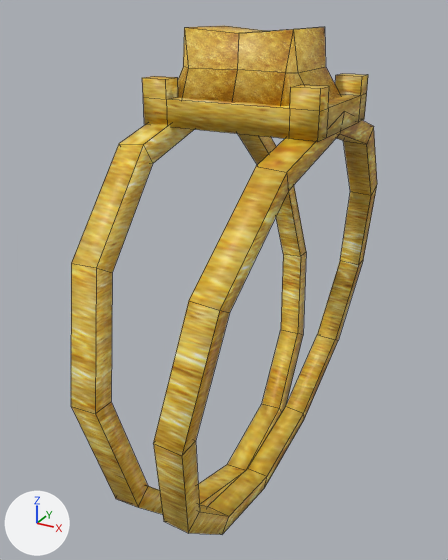
An edit to the Blender file working/subahu/Jewelry/Jewelry.blend, drawn before and after from the same camera.
One viewpoint serves both versions: a 50 mm camera at (0.1042, -0.2151, 0.2148) aimed at (-0.0117, -0.0043, 0.1094). Lighting does not change. The marker at lower left points along +X, +Y and +Z. Mesh edges are drawn as thin lines.
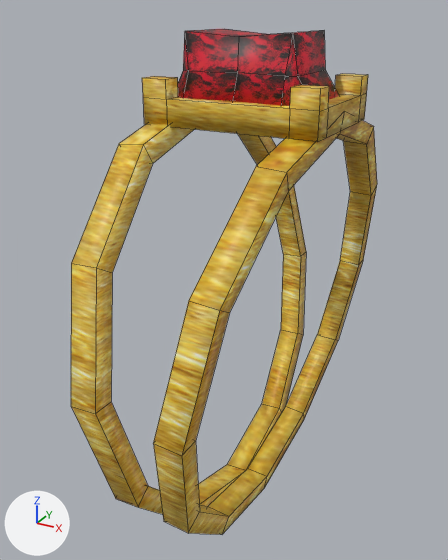
The change, as a list of edits to the scene's bpy script:
```text
Add img_redruby_jpg:
    img_redruby_jpg = load_image('redRuby.jpg', '_unpacked/redRuby.jpg', 432, 432, 'sRGB')
Add mat_redruby_jpg:
    mat_redruby_jpg = principled_material('redRuby.jpg')
    mat_redruby_jpg.texture = img_redruby_jpg
Change me_cube:
    where me_cube.from_pydata(...)  # 170 vertices, 166 faces; spans x -0.034..0.034, y -0.09..0.09, z -0.178..0.028
    used by ob_cube; location = (0.0, 0.0, 0.1801)
    me_cube part 1: the loose piece of 26 vertices spanning x -0.03..0.029, y -0.021..0.019, z 0.003..0.028 is deleted
Add me_cube_001:
    me_cube_001.from_pydata(...)  # 26 vertices, 24 faces; spans x -0.0295..0.0292, y -0.0209..0.0189, z 0.0517..0.0771
    me_cube_001.polygons.foreach_set('use_smooth', [True] * 24)
    me_cube_001.materials.append(mat_redruby_jpg)  # picture img_redruby_jpg
Add ob_jewelryruby:
    ob_jewelryruby = bpy.data.objects.new('jewelryRuby', me_cube_001)
    ob_jewelryruby.parent = ob_cube
    ob_jewelryruby.matrix_parent_inverse = Matrix(((1.0, 0.0, 0.0, 0.0), (0.0, 1.0, 0.0, 0.0), (0.0, 0.0, 1.0, -0.18), (0.0, 0.0, 0.0, 1.0)))
    ob_jewelryruby.location = (0.0, 0.0, 0.13)
```

Boxes (x1, y1, x2, y2) around the edits, measured in the pictures (448 x 560 px):
'Cube', reshaped (9% shorter): before (71, 26, 377, 535); after (71, 74, 377, 535)
'jewelryRuby', added (red): after (178, 29, 339, 106)
part 1 of me_cube, deleted (orange): before (178, 26, 341, 106)
